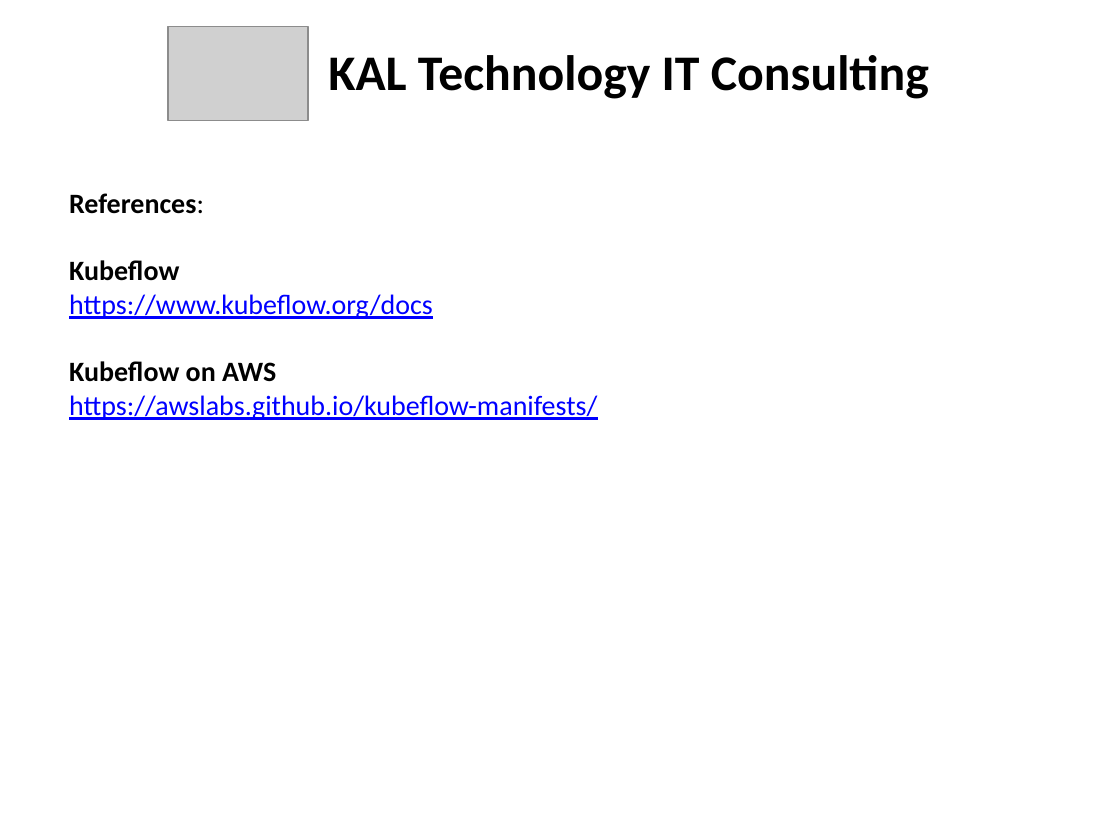
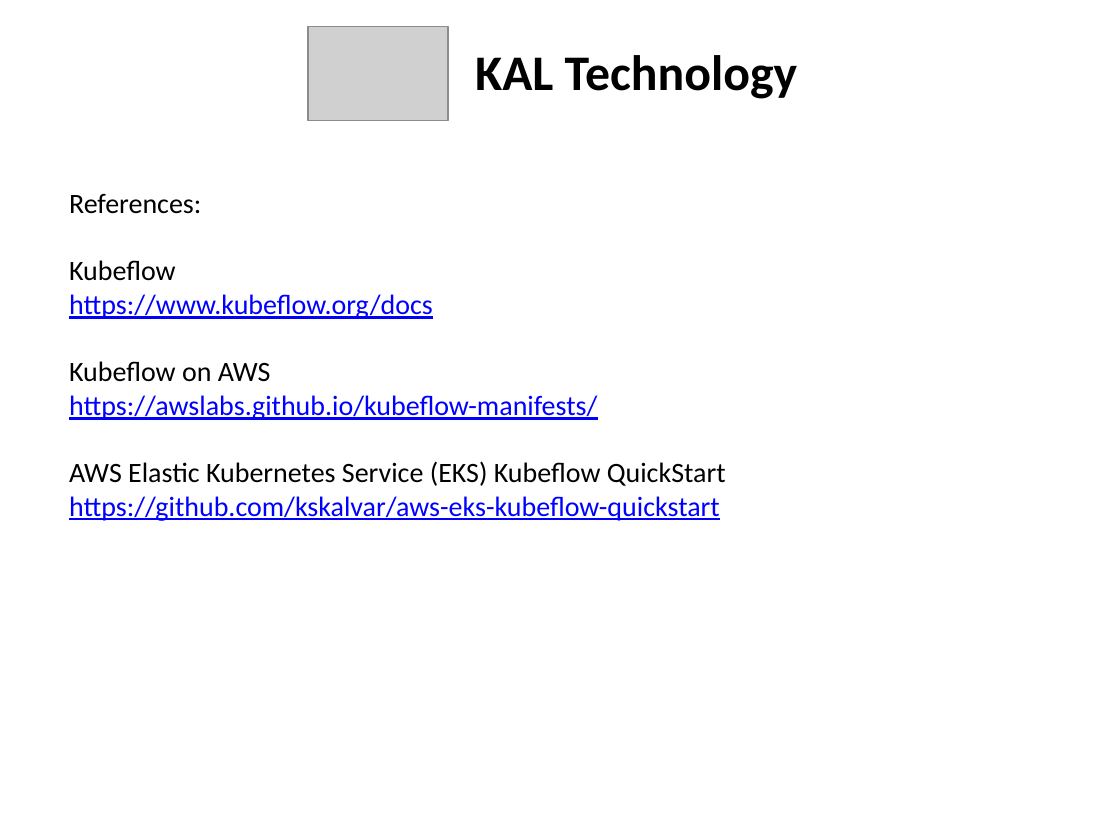
Before and after one commit to kskalvar/aws-eks-kubeflow-quickstart, a slide deck: slide 7 of slides/AWS EKS Kubeflow Quickstart.pptx (slide 3 before the commit). Drawn at 1120x840 pixels with LibreOffice and Linux fonts; fonts in the diff are those of the drawing; grey boxes stand for pictures. Boxes give left, top, right and bottom in pixels: in the first picture for what was removed or moved away, otherwise in the second. Text is boxed around its words. In the diff, an @@ line names an element or a change of style, - is before the commit and + after.

```diff
--- a/slides/AWS EKS Kubeflow Quickstart.pptx
+++ b/slides/AWS EKS Kubeflow Quickstart.pptx
@@ picture: place and size @@
-picture at (168,27,308,120)
+picture at (308,27,448,120)
@@ text at (475,55,798,99): text changed @@
-KAL Technology IT Consulting
+KAL Technology
@@ text at (69,194,271,382): bold off in "References:", "Kubeflow", "Kubeflow on AWS" @@
@@ text at (69,461,726,521): paragraphs added @@
+AWS Elastic Kubernetes Service (EKS) Kubeflow QuickStart
+https://github.com/kskalvar/aws-eks-kubeflow-quickstart
```
Also in this commit, not shown: 2 other slides changed, 4 slides added.
